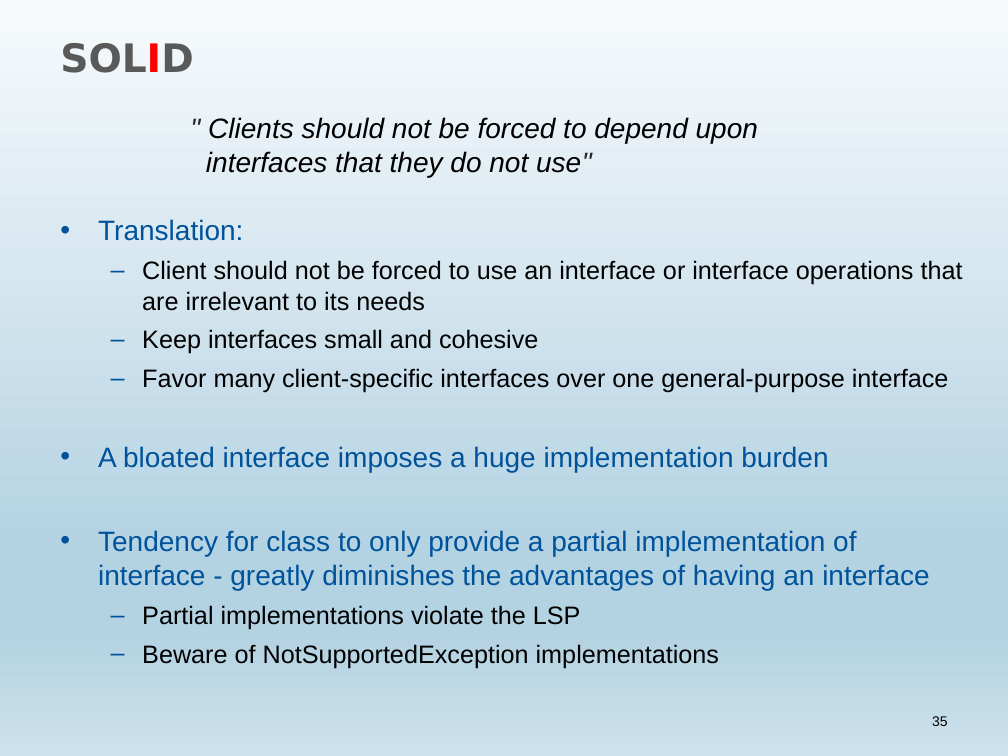
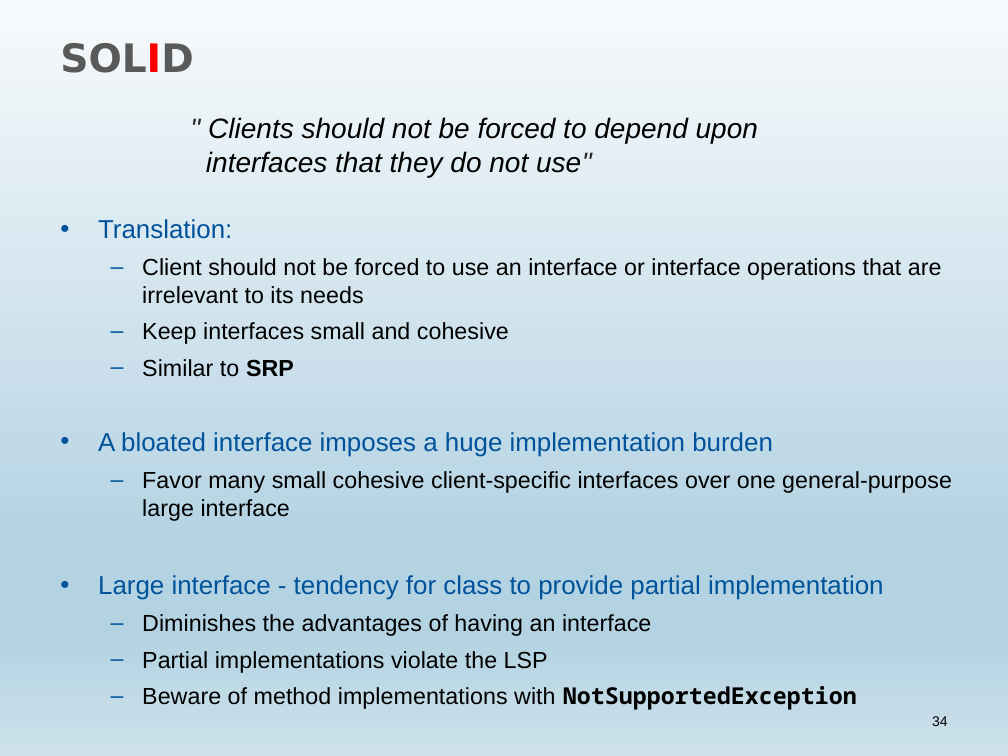
Before and after one commit to dgebert/presentations, a slide deck: slide 34 of SOLID.pptx (slide 35 before the commit). Drawn at 1008x756 pixels with LibreOffice and Linux fonts; fonts in the diff are those of the drawing. Boxes give left, top, right and bottom in pixels: in the first picture for what was removed or moved away, otherwise in the second. Text is boxed around its words. In the diff, an @@ line names an element or a change of style, - is before the commit and + after.

```diff
--- a/SOLID.pptx
+++ b/SOLID.pptx
@@ text at [98,219,942,673]: size 20 to 18.5 pt in "Translation:", "A bloated interface imposes a huge implementation ..."; size 18 to 16.6 pt in "Client should not be forced to use ...", "Keep interfaces small and cohesive", "Partial implementations violate the LSP" @@
@@ text at [142,359,294,377]: text changed; size 18 to 16.6 pt @@
-  – Favor many client-specific interfaces over one general-purpose interface
+  – Similar to SRP
@@ text at [98,471,952,636]: text changed; size 20 to 16.6 pt; text colour #00539B to #000000 @@
-• Tendency for class to only provide a partial implementation of interface - greatly diminishes the advantages of having an interface
+  – Favor many small cohesive client-specific interfaces over one general-purpose large interface
+• Large interface - tendency for class to provide partial implementation
+  – Diminishes the advantages of having an interface
@@ text at [142,686,857,710]: text changed; size 18 to 16.6 pt @@
-  – Beware of NotSupportedException implementations
+  – Beware of method implementations with NotSupportedException
@@ page number at [932,716,948,726]: text changed @@
-35
+34
```
Also in this commit, not shown: 13 other slides changed, 1 slide added, 3 slides removed.
